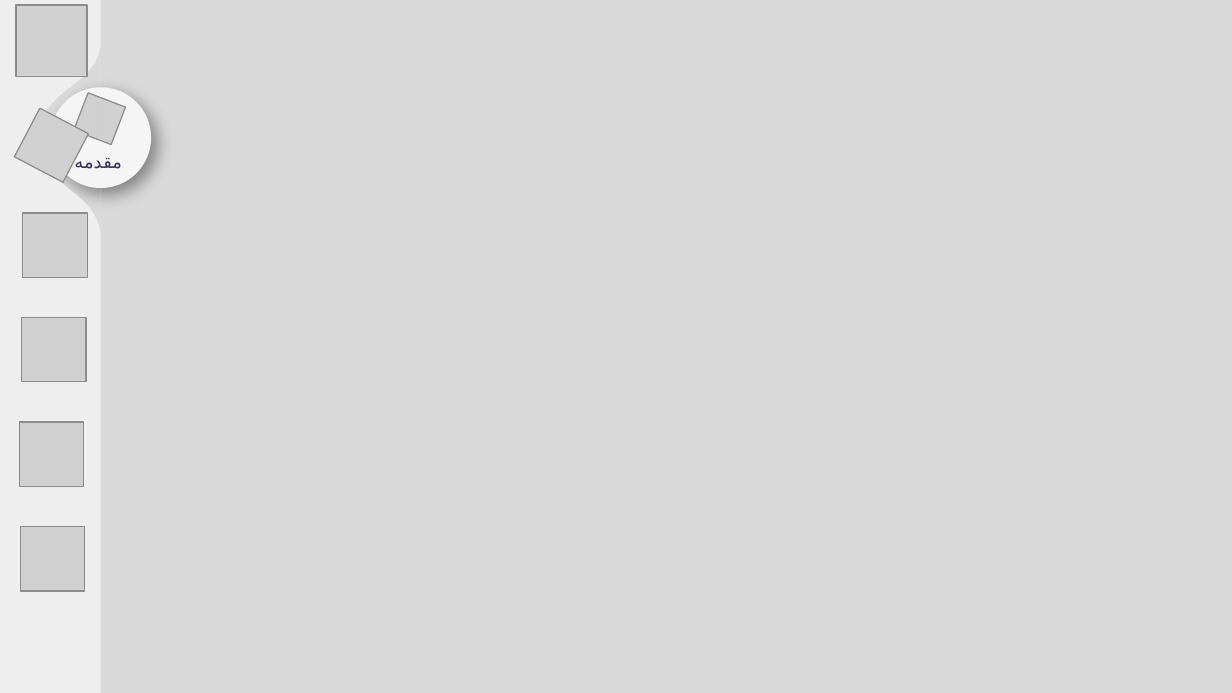
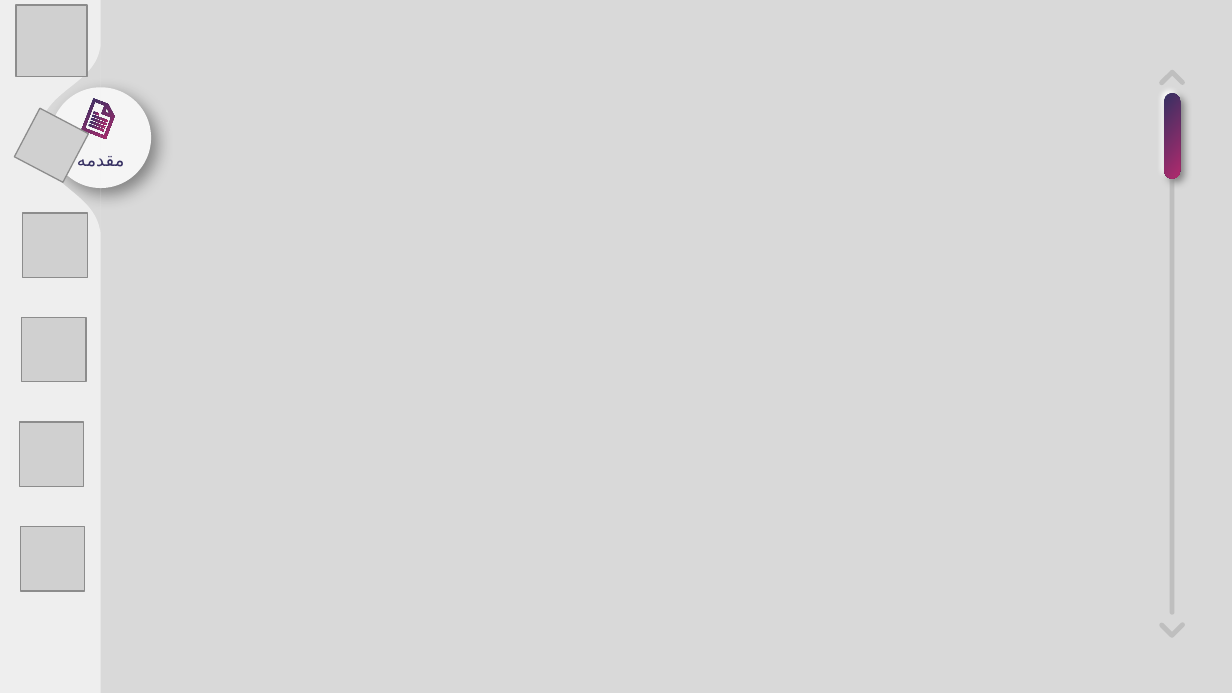
Before and after one commit to hmda77/Masters-thesis, a slide deck: slide 1 of Presentation/Draft.pptx. Drawn at 1232x693 pixels with LibreOffice and Linux fonts; fonts in the diff are those of the drawing; grey boxes stand for pictures; background and template pictures are left out. Boxes give left, top, right and bottom in pixels: in the first picture for what was removed or moved away, otherwise in the second. Text is boxed around its words. In the diff, an @@ line names an element or a change of style, - is before the commit and + after.

```diff
--- a/Presentation/Draft.pptx
+++ b/Presentation/Draft.pptx
@@ freeform shape added at bbox=[1158, 69, 1186, 96], fill #BFBFBF @@
@@ picture removed at bbox=[74, 93, 127, 145] @@
@@ rounded rectangle added at bbox=[1164, 94, 1180, 179], fill #D9D9D9 @@
@@ rounded rectangle added at bbox=[1164, 94, 1180, 179], fill gradient #363062 to #B02A6D @@
@@ rounded rectangle added at bbox=[1169, 92, 1174, 615], fill #BFBFBF @@
@@ text "مقدمه" at bbox=[77, 152, 124, 167]: text colour #363062 to gradient #363062 to #B02A6D; alignment left to centre @@
@@ group added at bbox=[81, 99, 117, 139]: 6 freeform shapes @@
@@ freeform shape added at bbox=[1158, 611, 1186, 639], fill #BFBFBF @@
```
Also in this commit, not shown: 4 other slides changed.
